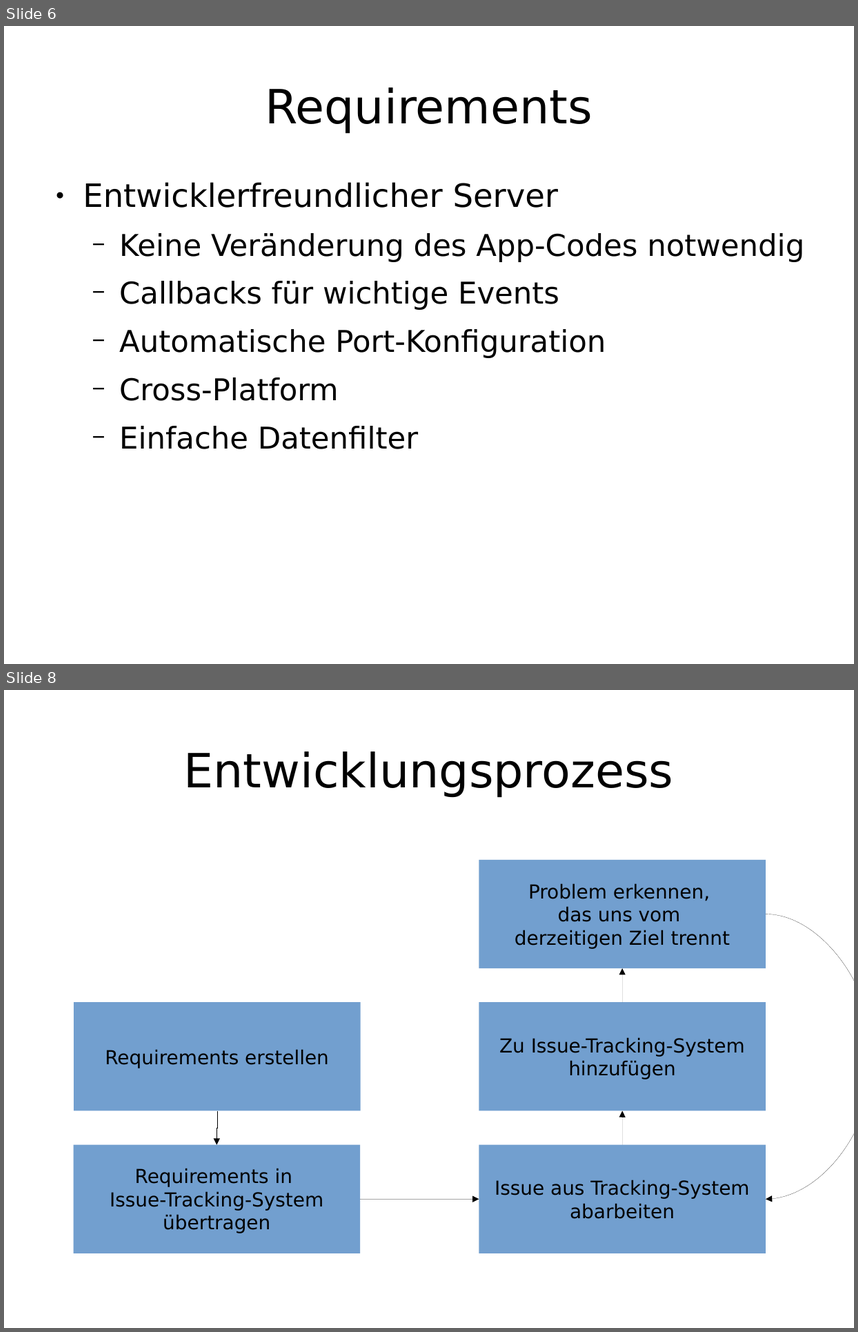
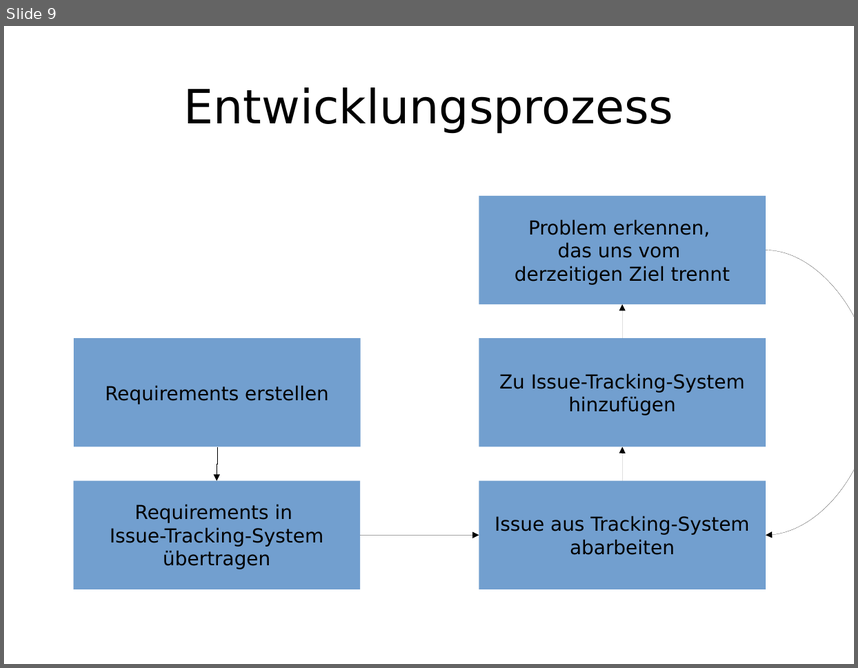
Before and after one commit to enra64/psychic-giggle, a slide deck: zwischenstand anfang dezember.odp. Shown one above the other, each under a label of ours: slides 6 and 8 before the commit, slide 9 after it; the slides between them are not shown. The pictures are 858x1332 and 858x668 pixels, drawn with LibreOffice and Linux fonts; fonts in the diff are those of the drawing. Boxes give left, top, right and bottom in pixels: in the first picture for what was removed or moved away, otherwise in the second. Text is boxed around its words. In the diff, an @@ line names an element or a change of style, - is before the commit and + after.

```diff
--- a/zwischenstand anfang dezember.odp
+++ b/zwischenstand anfang dezember.odp
@@ slide 6 removed at (x1=4, y1=26, x2=854, y2=664), background #FFFFFF @@
@@ title removed at (x1=265, y1=87, x2=593, y2=133) @@
-Requirements
@@ text removed at (x1=83, y1=182, x2=804, y2=449) @@
-● Entwicklerfreundlicher Server
-  − Keine Veränderung des App-Codes notwendig
-  − Callbacks für wichtige Events
-  − Automatische Port-Konfiguration
-  − Cross-Platform
-  − Einfache Datenfilter
@@ what was slide 8 is now slide 9 @@
```
Also in this commit, not shown: 4 slides changed, 5 slides added, 3 other slides removed.
